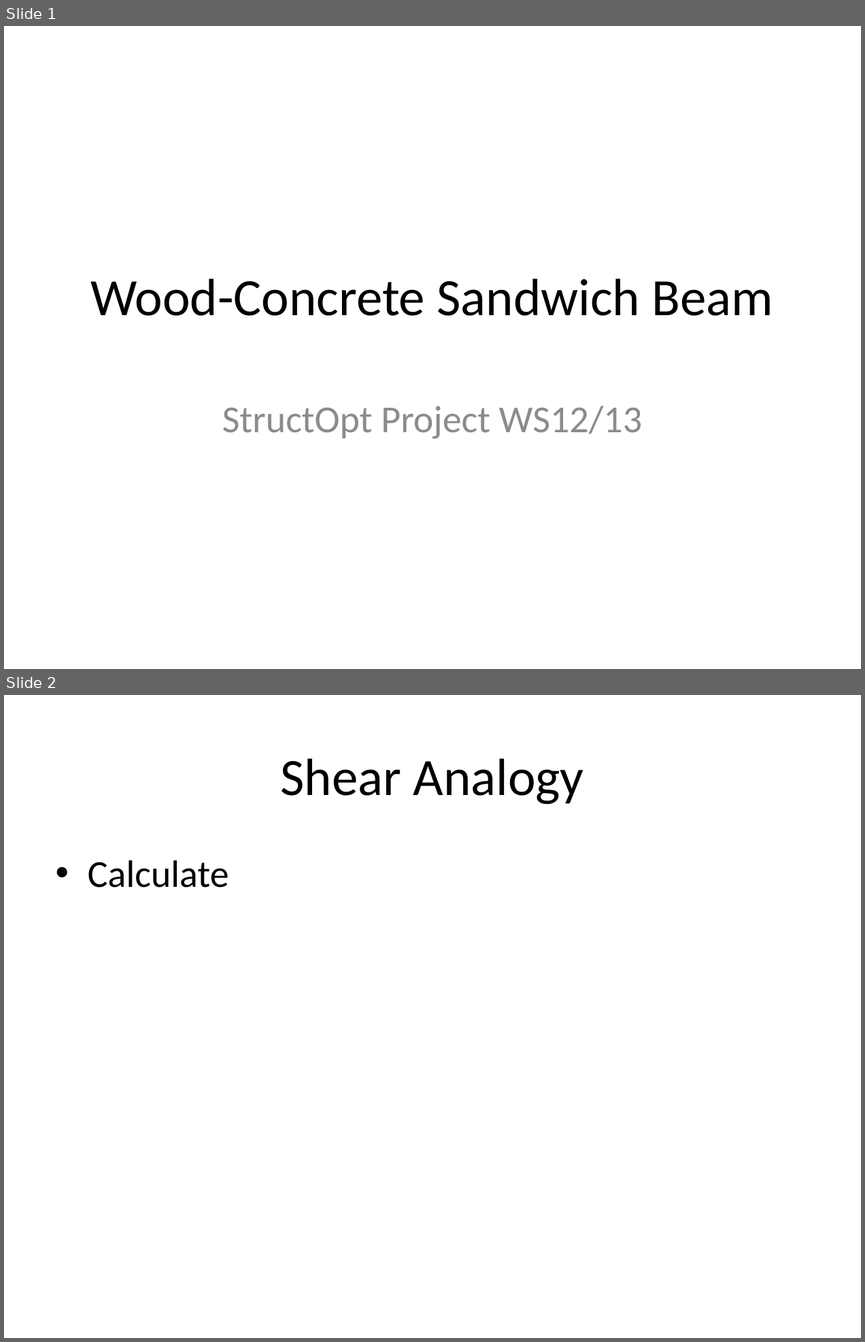
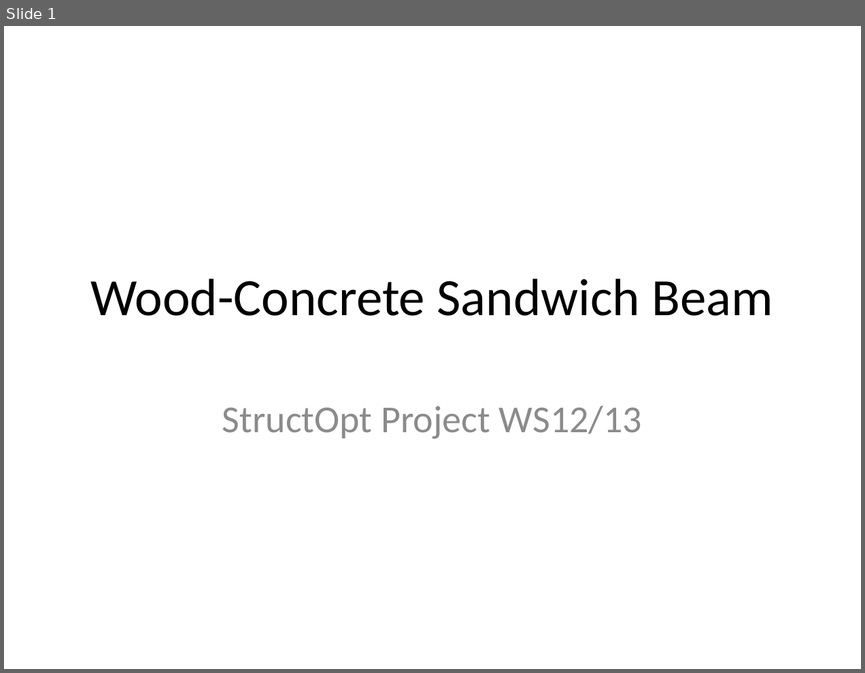
Before and after one commit to fuchsmich/velopt, a slide deck: presentation/Wood-Concrete Sandwich Beam.pptx. Shown one above the other, each under a label of ours: slides 1 and 2 before the commit, slide 1 after it. The pictures are 865x1342 and 865x673 pixels, drawn with LibreOffice and Linux fonts; fonts in the diff are those of the drawing. Boxes give left, top, right and bottom in pixels: in the first picture for what was removed or moved away, otherwise in the second. Text is boxed around its words. In the diff, an @@ line names an element or a change of style, - is before the commit and + after.

```diff
--- a/presentation/Wood-Concrete Sandwich Beam.pptx
+++ b/presentation/Wood-Concrete Sandwich Beam.pptx
@@ slide 2 removed at box(4, 695, 861, 1338), background #FFFFFF @@
@@ title removed at box(281, 758, 584, 804) @@
-Shear Analogy
@@ text removed at box(88, 860, 229, 887) @@
-• Calculate
```
Also in this commit, not shown: 4 slides added.
